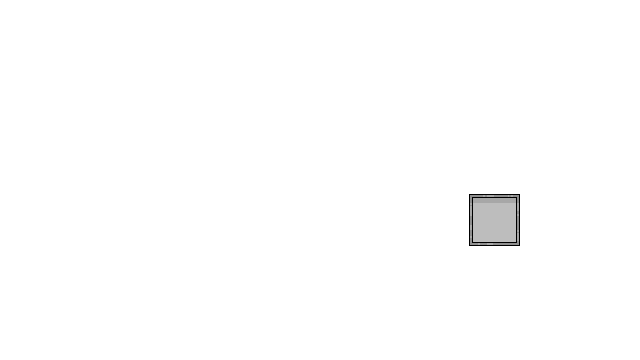
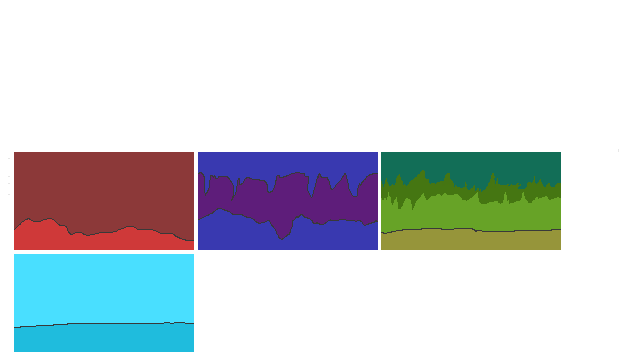
Layered file, before and after one edit (640 × 360). Changes by layer:
hid group "ItemSlot" (1st of 2) (3 layers) over left=469, top=194, right=520, bottom=246
added group "Biomes" with 4 layers above "Layer 4" over left=8, top=149, right=619, bottom=352
added layer "Biome3" in group "Biomes" over left=8, top=149, right=619, bottom=352
added layer "Biome2" in group "Biomes" over left=381, top=152, right=561, bottom=250
added layer "Biome1" in group "Biomes" over left=198, top=152, right=378, bottom=250
added layer "Biome0" in group "Biomes" over left=14, top=152, right=194, bottom=250
